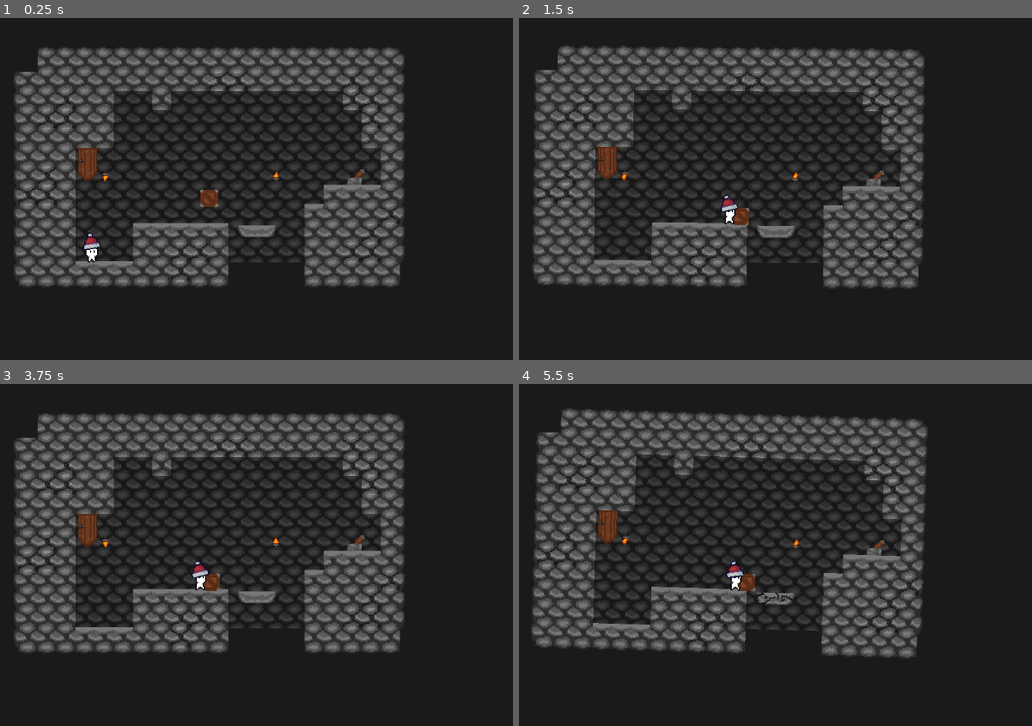
Above: before the commit, frames 1-4 (two rows, left to right).
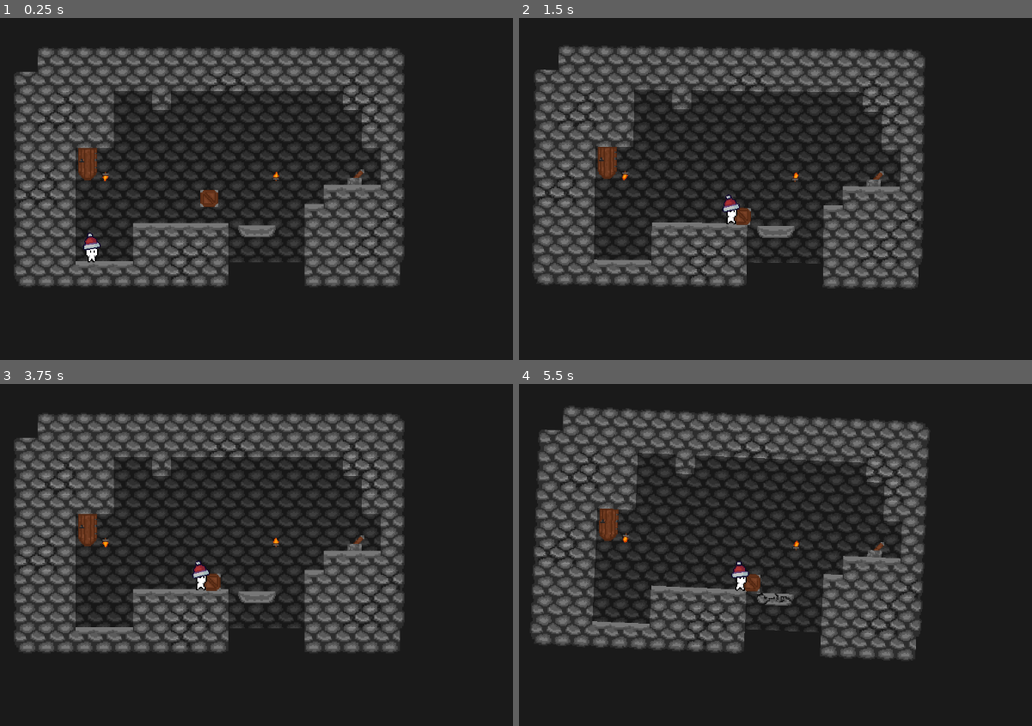
Above: after the commit, the same moments.

Repository: SamaraHacker/GamJam4-2025
Game: Godot game, scene res://Scenes/level_1.tscn
The game is run twice, just before and just after one commit, with the same random seed, the same clock (stepped at 60 frames per second) and the same inputs.
Inputs (mouse positions are in pixels of both pictures, inside the frame that each line leads up to):
- Up to frame 1 (0.25 s): no input
- Up to frame 2 (1.5 s): tap Enter (ui_accept) at 0.5, 0.77 s; move the mouse to (878, 147) at 0.52 s; hold Right (ui_right) from 0.53 s (still down); click (878, 147) at 0.67 s; move the mouse to (590, 185) at 1.27 s
- Up to frame 3 (3.75 s): tap Enter (ui_accept) at 1.52, 3.02 s; move the mouse to (277, 448) at 2.02 s; release Right (ui_right) at 2.03 s; hold Left (ui_left) 2.03-2.78 s; move the mouse to (174, 609) at 2.77 s; hold Right (ui_right) from 2.78 s (still down); click (174, 609) at 2.92 s; move the mouse to (415, 592) at 3.52 s
- Up to frame 4 (5.5 s): tap Enter (ui_accept) at 3.77, 4.52 s; move the mouse to (524, 476) at 4.27 s; release Right (ui_right) at 4.28 s; hold Left (ui_left) 4.28-5.03 s; move the mouse to (760, 534) at 5.02 s; hold Right (ui_right) from 5.03 s (still down); click (760, 534) at 5.17 s

The runs differ from the first frame. In frame 2, 1.3% of the frame differs, in the area x 2-79%, y 8-79%; in frame 3, less than 0.1%; in frame 4, 12%, in the area x 2-80%, y 6-81%.
Error after the commit: Invalid access to property or key 'player_hat_number' on a base object of type 'Node (Global.gd)'. (res://player.gd:35)

Commit message:
Update player.gd

Diff:
--- a/shiftingshafts/player.gd
+++ b/shiftingshafts/player.gd
@@ -1,7 +1,7 @@
 extends CharacterBody2D
 
 
-const PUSH_SPEED = 50
+const PUSH_SPEED = 60
 const SPEED = 125.0
 const MAX_VELOCITY = 50
 const JUMP_VELOCITY = -250.0
@@ -26,11 +26,13 @@
 func _input(event):
 	if event.is_action_pressed("ui_cancel"):  # This is for the Escape key
 		get_tree().change_scene_to_file("res://Scenes/Menu/main_menu.tscn")
+	if event.is_action_pressed("reset"):
+		get_tree().reload_current_scene()
 
 
 func _ready():
 	$Sprite2D/AnimationPlayer.play("Idle")
-
+	$Sprite2D/Hat.frame_coords.x = Global.player_hat_number
 	update_player_colors()
 
 func update_player_colors():
